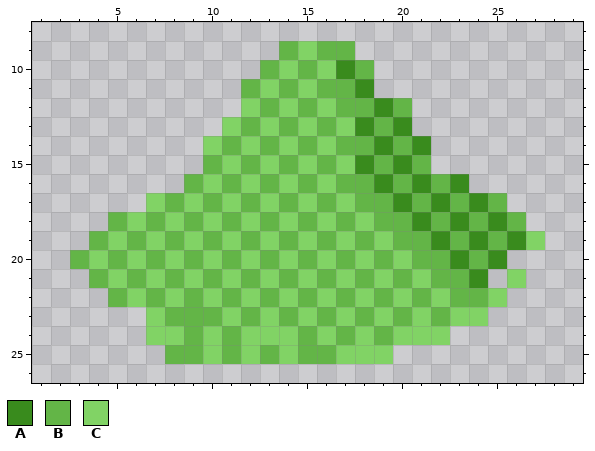
Two versions of one pixel-art sprite, Spacebox/GameSets/Default/Items/Dusts/uraniumDust.png. This is how it looked before the edit.
The file is 32x32 pixels. Colours within 5 levels of each other are drawn and written as one. Shown: x 1..29, y 8..26.
Palette (. is transparent): A #398b1d  B #63b547  C #81d365
Pixels before, first column x 3:
 9 ...........BCBB..........
10 ..........BCBCAB.........
11 .........BCBCBBA.........
12 .........CBCBCBBAB.......
13 ........CBCBCBCABA.......
14 .......CBCBCBCBBABA......
15 .......BCBCBCBCABAB......
16 ......BCBCBCBCBBABABA....
17 ....CBCBCBCBCBCBBABABAB..
18 ..BCBCBCBCBCBCBCBBABABAB.
19 .BCBCBCBCBCBCBCBCBBABABAC
20 BCBCBCBCBCBCBCBCBCBBABA..
21 .BCBCBCBCBCBCBCBCBCBBA.C.
22 ..BCBCBCBCBCBCBCBCBCBBC..
23 ....CBBBCBCBCBCBCBCBCC...
24 ....CCBCBCCCBCBCBCCC.....
25 .....BBCBCBCBBCCC........
Once edited:
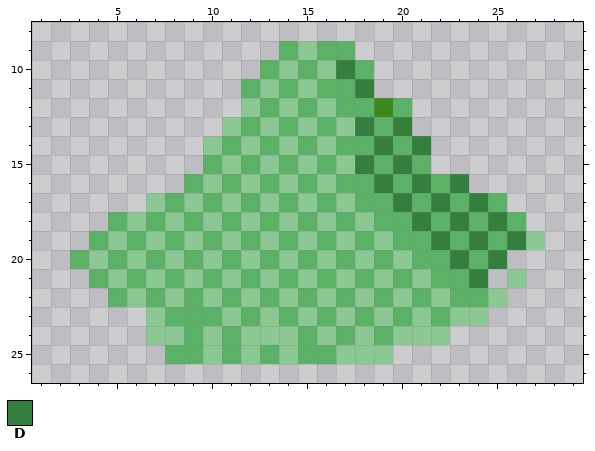
Colours new in this view: D #357f3e
Edits made:
colour B: #63b547 -> #5bb166
colour C: #81d365 -> #8cc894
y 10: x 17 A -> D
y 11: x 18 A -> D
y 13: x 18 A -> D; x 20 A -> D
y 14: x 19 A -> D; x 21 A -> D
y 15: x 18 A -> D; x 20 A -> D
y 16: x 19 A -> D; x 21 A -> D; x 23 A -> D
y 17: x 20 A -> D; x 22 A -> D; x 24 A -> D
y 18: x 21 A -> D; x 23 A -> D; x 25 A -> D
y 19: x 22 A -> D; x 24 A -> D; x 26 A -> D
y 20: x 23 A -> D; x 25 A -> D
y 21: x 24 A -> D
Boxes around the changes in both pictures, in picture pixels (x1, y1, x2, y2):
changed: (70, 41, 545, 364)
